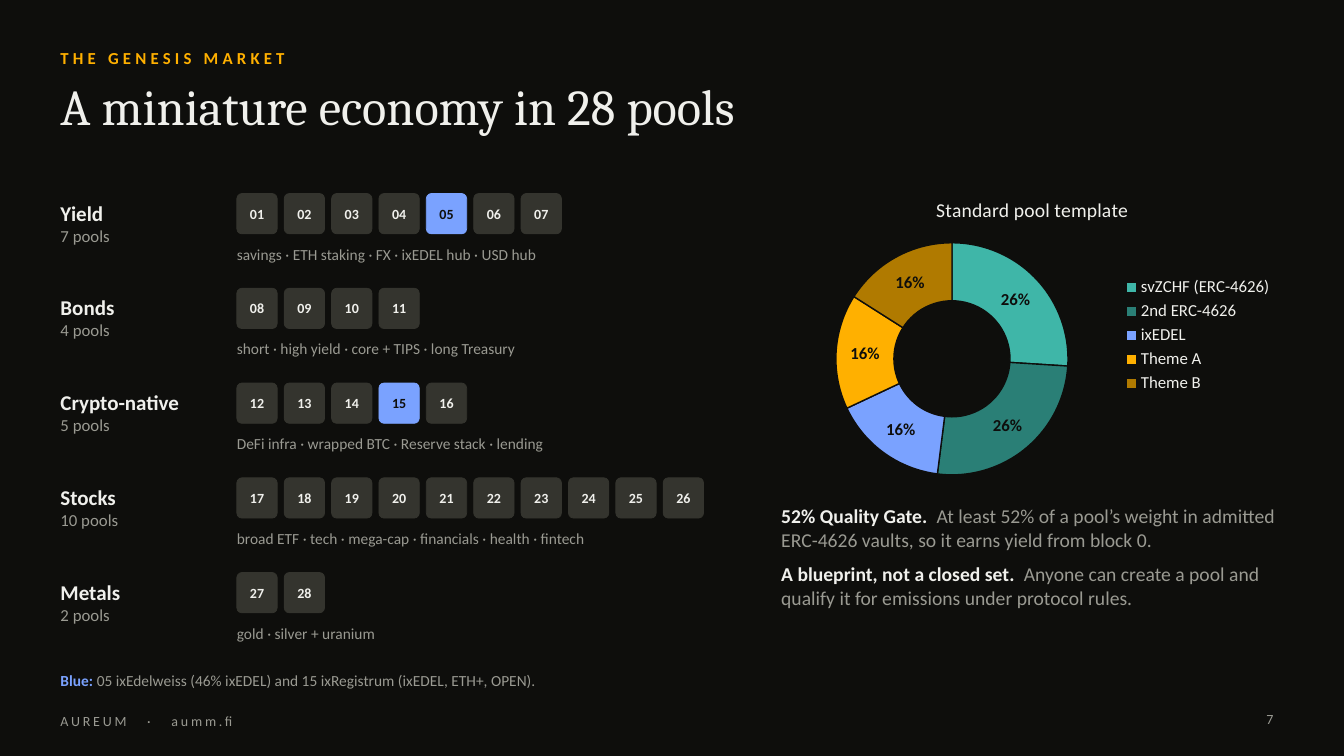
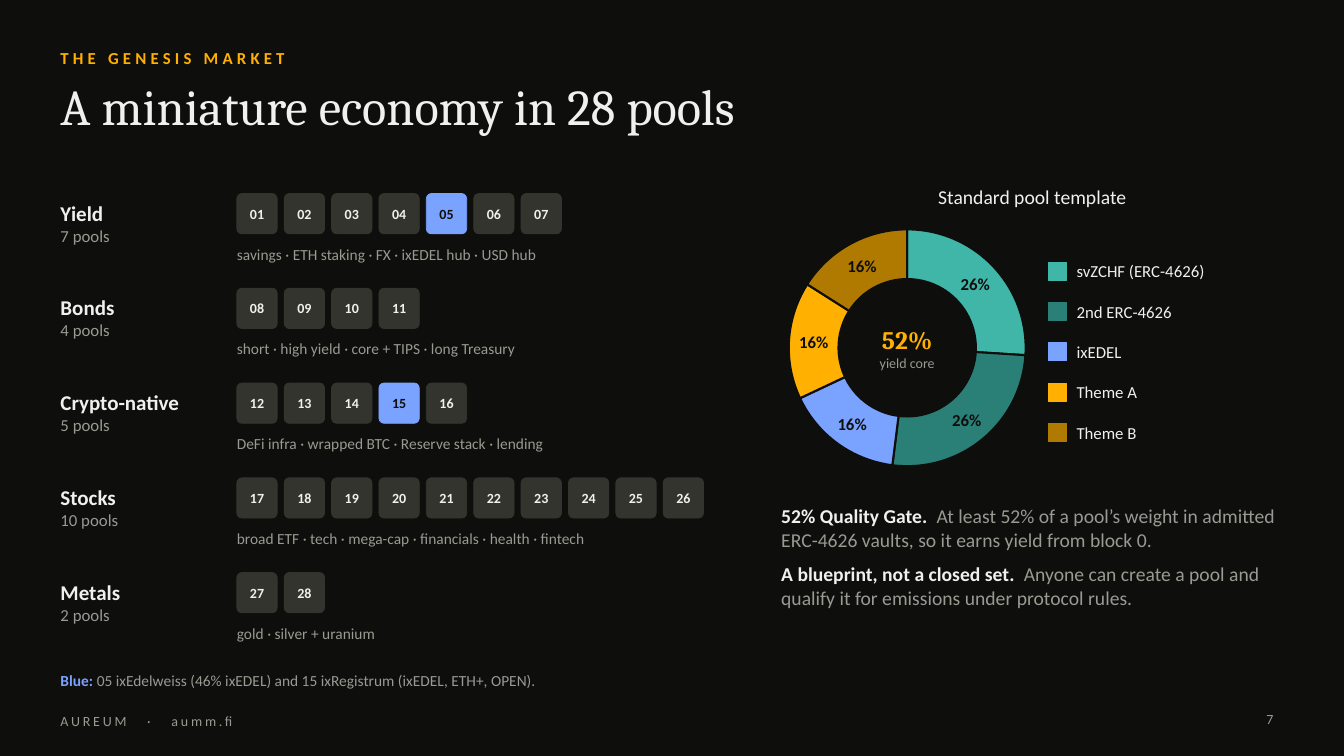
Before and after one commit to aummfi-bit/aumm-site, a slide deck: slide 7 of decks/Aureum_Intro_Nevin.pptx. Drawn at 1344x756 pixels with LibreOffice and Linux fonts; fonts in the diff are those of the drawing. Boxes give left, top, right and bottom in pixels: in the first picture for what was removed or moved away, otherwise in the second. Text is boxed around its words. In the diff, an @@ line names an element or a change of style, - is before the commit and + after.

```diff
--- a/decks/Aureum_Intro_Nevin.pptx
+++ b/decks/Aureum_Intro_Nevin.pptx
@@ doughnut chart removed at box(781, 181, 1284, 489) @@
-title "Standard pool template"
-categories: svZCHF (ERC-4626), 2nd ERC-4626, ixEDEL, Theme A, Theme B
-Series 1: 26, 26, 16, 16, 16
@@ text added at box(938, 190, 1126, 207), 14 pt, text #F0F0EC @@
+Standard pool template
@@ arch (boxed as its full ring) added at box(789, 229, 1026, 466), fill #3FB6A8, outline #0E0E0C 1.5 pt @@
@@ arch (boxed as its full ring) added at box(789, 229, 1026, 466), fill #2A7F76, outline #0E0E0C 1.5 pt @@
@@ arch (boxed as its full ring) added at box(789, 229, 1026, 466), fill #7AA2FF, outline #0E0E0C 1.5 pt @@
@@ arch (boxed as its full ring) added at box(789, 229, 1026, 466), fill #FFB000, outline #0E0E0C 1.5 pt @@
@@ arch (boxed as its full ring) added at box(789, 229, 1026, 466), fill #B07A00, outline #0E0E0C 1.5 pt @@
@@ text added at box(847, 260, 876, 272), 12 pt, text #0E0E0C, bold @@
+16%
@@ rectangle added at box(1049, 262, 1067, 280), fill #3FB6A8, outline #3FB6A8 0.5 pt @@
@@ text added at box(1077, 265, 1204, 279), 12 pt, text #F0F0EC @@
+svZCHF (ERC-4626)
@@ text added at box(961, 278, 990, 290), 12 pt, text #0E0E0C, bold @@
+26%
@@ rectangle added at box(1049, 302, 1067, 321), fill #2A7F76, outline #2A7F76 0.5 pt @@
@@ text added at box(1077, 306, 1171, 318), 12 pt, text #F0F0EC @@
+2nd ERC-4626
@@ text added at box(799, 336, 828, 348), 12 pt, text #0E0E0C, bold @@
+16%
@@ text added at box(880, 358, 935, 370), 10 pt, text #9A9A92 @@
+52%
+yield core
@@ rectangle added at box(1049, 343, 1067, 361), fill #7AA2FF, outline #7AA2FF 0.5 pt @@
@@ text added at box(1077, 346, 1122, 358), 12 pt, text #F0F0EC @@
+ixEDEL
@@ rectangle added at box(1049, 383, 1067, 401), fill #FFB000, outline #FFB000 0.5 pt @@
@@ text added at box(1077, 386, 1137, 398), 12 pt, text #F0F0EC @@
+Theme A
@@ text added at box(838, 418, 867, 430), 12 pt, text #0E0E0C, bold @@
+16%
@@ text added at box(952, 414, 981, 426), 12 pt, text #0E0E0C, bold @@
+26%
@@ rectangle added at box(1049, 423, 1067, 442), fill #B07A00, outline #B07A00 0.5 pt @@
@@ text added at box(1077, 427, 1136, 439), 12 pt, text #F0F0EC @@
+Theme B
```
Also in this commit, not shown: 3 other slides changed, 1 slide added, 1 other file.
